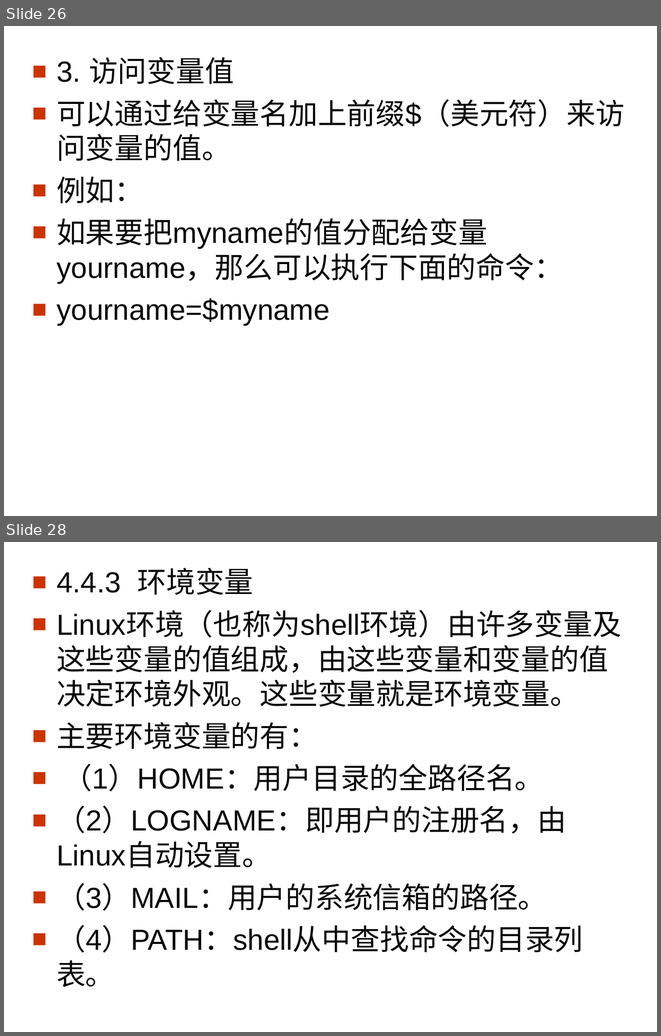
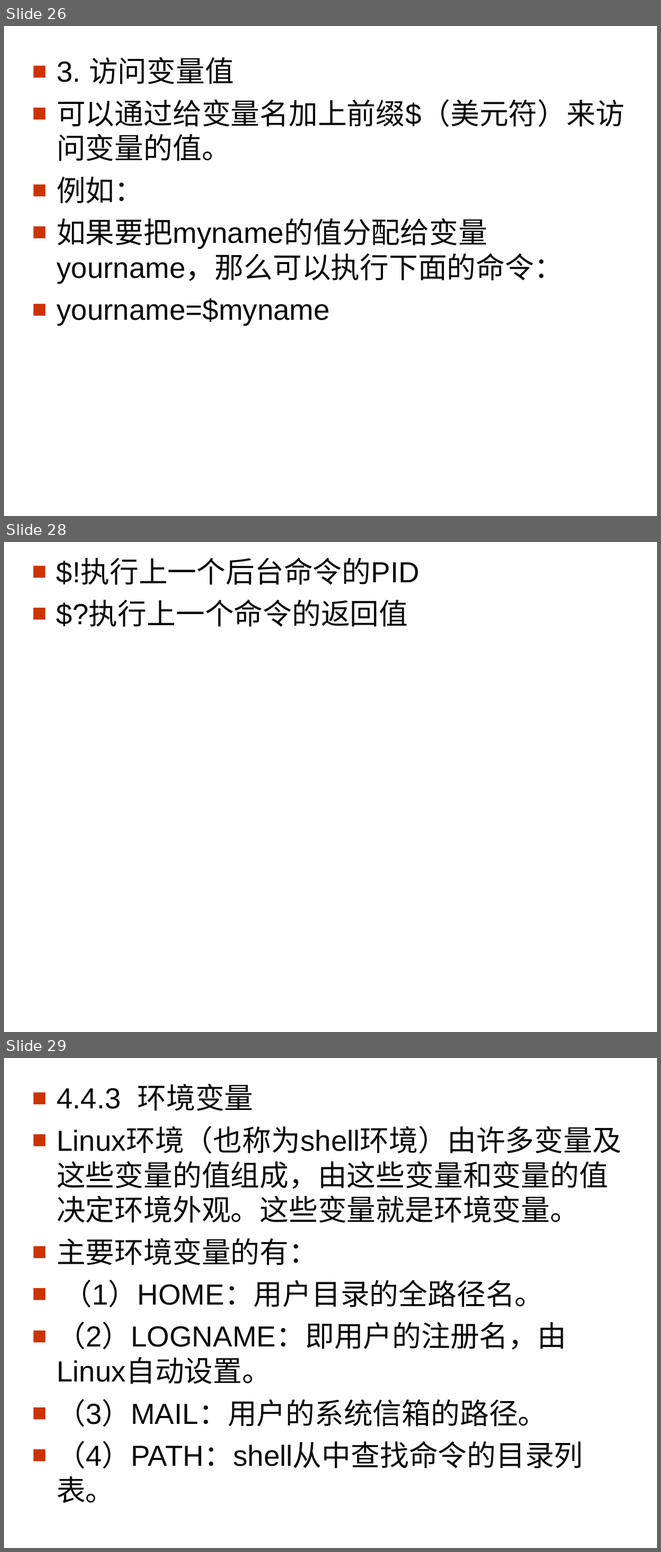
Before and after one commit to pingguocaihuiying/zhiliang729.github.io, a slide deck: shell/Shell_编程_教程.ppt. Shown one above the other, each under a label of ours: slides 26 and 28 before the commit, slides 26, 28 and 29 after it; the slides between them are not shown. The pictures are 661x1036 and 661x1552 pixels, drawn with LibreOffice and Linux fonts; fonts in the diff are those of the drawing; background and template pictures are left out. Boxes give left, top, right and bottom in pixels: in the first picture for what was removed or moved away, otherwise in the second. Text is boxed around its words. In the diff, an @@ line names an element or a change of style, - is before the commit and + after.

```diff
--- a/shell/Shell_编程_教程.ppt
+++ b/shell/Shell_编程_教程.ppt
@@ slide 28 added at <box>4,542,657,1032</box>, background picture (left out) @@
@@ text added at <box>56,559,420,627</box>, 32 pt, text #080808 @@
+■ $!执行上一个后台命令的PID
+■ $?执行上一个命令的返回值
@@ what was slide 28 is now slide 29 @@
```
Also in this commit, not shown: 6 slides changed, 2 other slides added, 3 other files.
